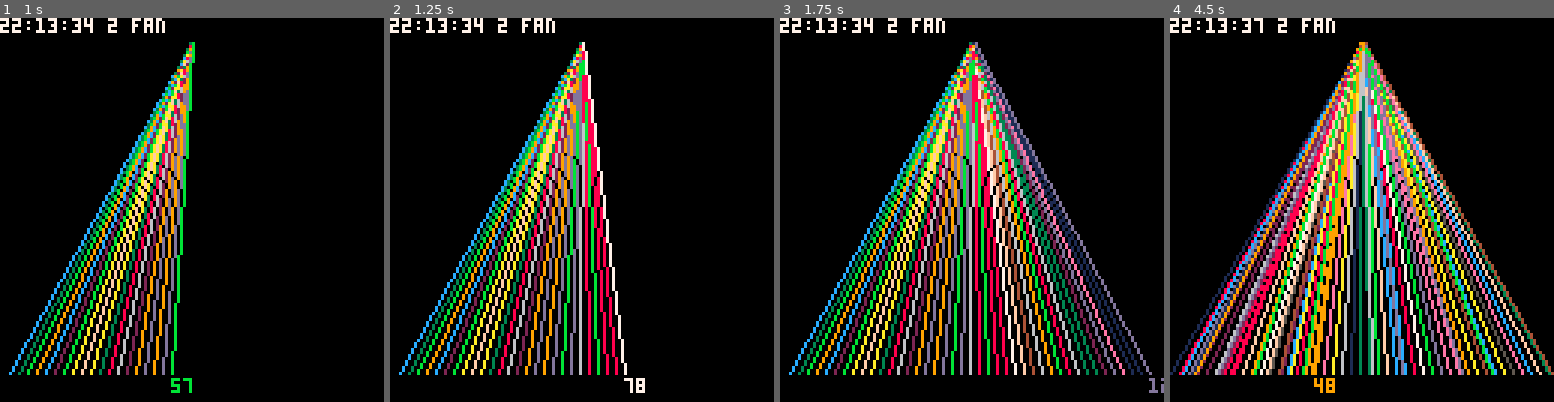
Above: before the commit, frames 1-4 (left to right).
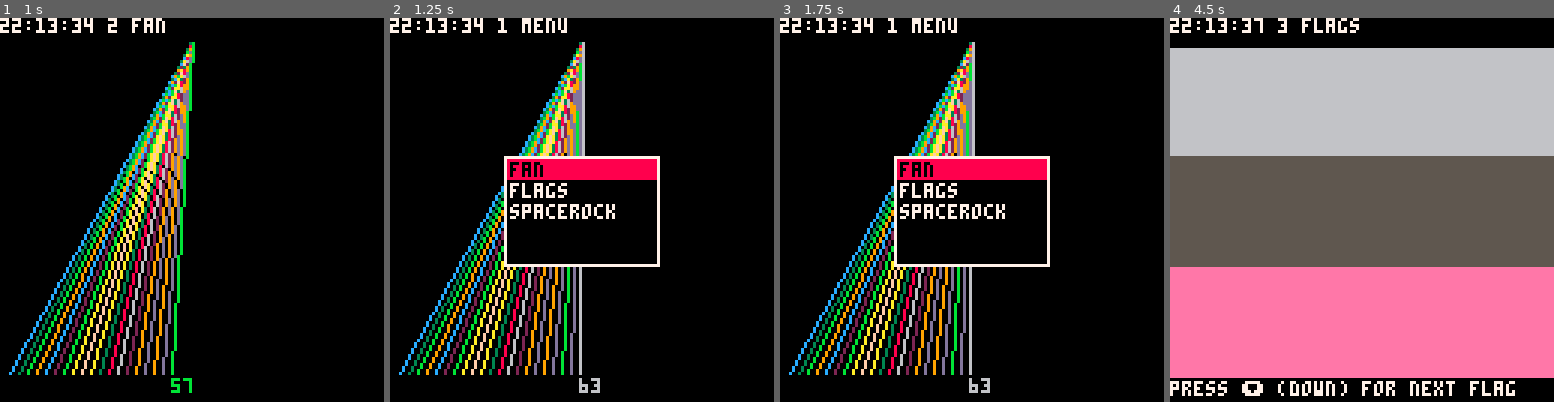
Above: after the commit, the same moments.

Repository: marsfromlars/lamodejuste
Game: PICO-8 cartridge carts/lamodejuste.p8
Same seed, same stepped clock (60 frames per second), same inputs: the game is played once before the commit and once after it.
Inputs:
- Up to frame 1 (1 s): tap X (X key) at 0.33 s; tap O (Z key) at 0.7 s
- Up to frame 2 (1.25 s): tap X (X key) at 1.07 s
- Up to frame 3 (1.75 s): hold Right from 1.6 s (still down); tap O (Z key) at 1.7 s
- Up to frame 4 (4.5 s): tap X (X key) at 1.85, 2.97, 4.08 s; release Right at 2.1 s; tap O (Z key) every 0.4 s from 2.1 to 4.1 s; hold Up 2.15-2.42 s; hold Right 2.47-3.03 s; hold Left 3.08-3.58 s; hold Down 3.63-3.97 s; hold Right from 4.02 s (still down)

Frame 1 is identical in both runs. In frame 2, 9.1% of the frame differs, in the area x 28-71%, y 0-98%; in frame 3, 17%; in frame 4, 86%, in the area x 0-100%, y 0-99%.

Commit message:
return to menu

Diff:
--- a/carts/lamodejuste.p8
+++ b/carts/lamodejuste.p8
@@ -13,12 +13,16 @@
     pos = 0
     dir, step = 1, 3
     charw, charh = 5, 7
-    app_num = 1
     apps = { create_menu(), create_fan(), create_flags(), create_spacerock() }
-    app = apps[ app_num ]
+    return_to_menu()
     sprite_rock = 0
     flag_created = false
     print( "starting up "..app.name )
+end
+
+function return_to_menu()
+    app_num = 1
+    app = apps[ app_num ]
 end
 
 function _update()
@@ -48,14 +52,14 @@
         if btnp( up ) then self.selected -= 1 end
         if btnp( down ) then self.selected += 1 end
         if self.selected < 1 then
-            self.selected = #menu - 1
-        elseif self.selected > #menu - 1 then
+            self.selected = #apps - 1
+        elseif self.selected > #apps - 1 then
             self.selected = 1
         end
         if btnp( action ) then
             app_num = self.selected + 1
             app = apps[ app_num ]
-            app.activate()
+            app:activate()
         end
     end
 
@@ -95,6 +99,7 @@
     end
 
     function fan:update()
+        if btnp( action ) then return_to_menu() end
         color = 1+flr(rnd(15))
         pos += step
         if pos > 127 or pos < 0 then
@@ -129,6 +134,7 @@
     end
 
     function flags:update()
+        if btnp( action ) then return_to_menu() end
         if btnp( down ) then flag_created = false end
     end
 
@@ -159,7 +165,12 @@
         name = "spacerock"
     }
 
+    function spacerock:activate()
+        cls()
+    end
+
     function spacerock:update()
+        if btnp( action ) then return_to_menu() end
     end
 
     function spacerock:draw()
